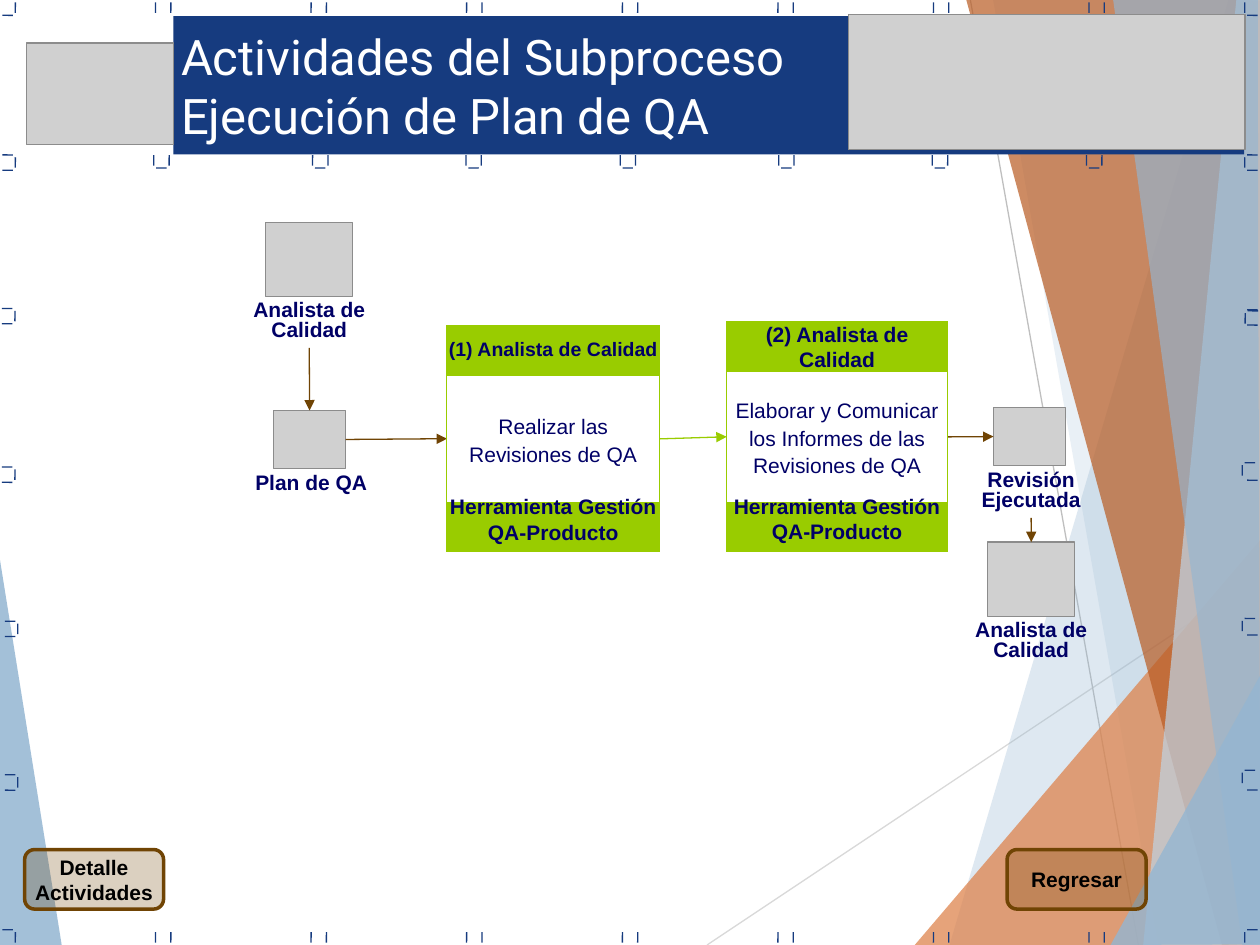
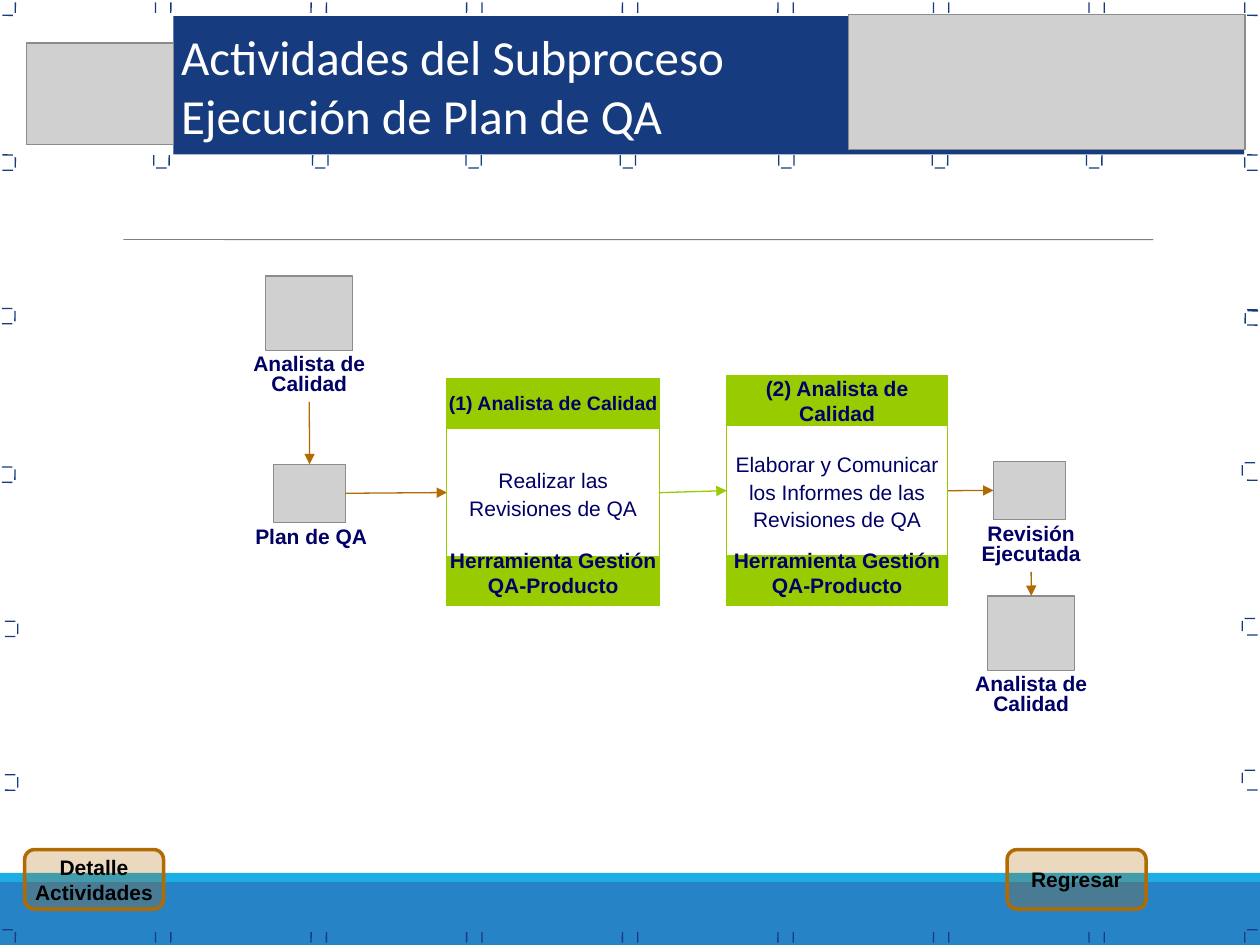
Before and after one commit to Proyecto-TopBody/TopBodySystem, a slide deck: slide 15 of Area de proceso PPQA/PAC_0.1_2015_Proceso Aseguramiento Calidad.ppt (slide 17 before the commit). Drawn at 1260x945 pixels with LibreOffice and Linux fonts; fonts in the diff are those of the drawing; grey boxes stand for pictures. Boxes give left, top, right and bottom in pixels: in the first picture for what was removed or moved away, otherwise in the second. Text is boxed around its words. In the diff, an @@ line names an element or a change of style, - is before the commit and + after.

```diff
--- a/Area de proceso PPQA/PAC_0.1_2015_Proceso Aseguramiento Calidad.ppt
+++ b/Area de proceso PPQA/PAC_0.1_2015_Proceso Aseguramiento Calidad.ppt
@@ text "Actividades del Subproceso" at bbox=[181, 41, 724, 143]: font Roboto to Calibri @@
@@ line added from (123, 239) to (1153, 239), #7F7F7F 0.51 pt @@
@@ arrow (309, 402) - (310, 464): stroke #704404 0.74 pt to #B26B02 0.74 pt @@
@@ arrow (345, 493) - (447, 493): stroke #704404 0.74 pt to #B26B02 0.74 pt @@
@@ 6 rectangles, 5 arrows, 4 pictures, 4 texts: place and size @@
-6 rectangles, 5 arrows, 4 pictures, 4 texts at bbox=[253, 222, 1087, 658]
+6 rectangles, 5 arrows, 4 pictures, 4 texts at bbox=[253, 276, 1087, 712]
@@ arrow (948, 490) - (993, 490): stroke #704404 0.74 pt to #B26B02 0.74 pt @@
@@ arrow (1031, 572) - (1031, 596): stroke #704404 0.74 pt to #B26B02 0.74 pt @@
@@ group removed at bbox=[0, 0, 1260, 945]: 8 freeform shapes, 2 lines @@
@@ rounded rectangle "Detalle" at bbox=[25, 849, 164, 908]: fill #704404 at 25% opacity to #B26B02 at 25% opacity; outline #704404 2.01 pt to #B26B02 2.01 pt @@
@@ rounded rectangle "Regresar" at bbox=[1007, 849, 1145, 908]: fill #704404 at 25% opacity to #B26B02 at 25% opacity; outline #704404 2.01 pt to #B26B02 2.01 pt @@
@@ rectangle added at bbox=[0, 882, 1260, 945], fill #2683C6 @@
@@ rectangle added at bbox=[0, 873, 1260, 882], fill #1CADE4 @@
```
Also in this commit, not shown: 19 other slides changed, 9 slides added, 15 slides removed, 13 other files.
